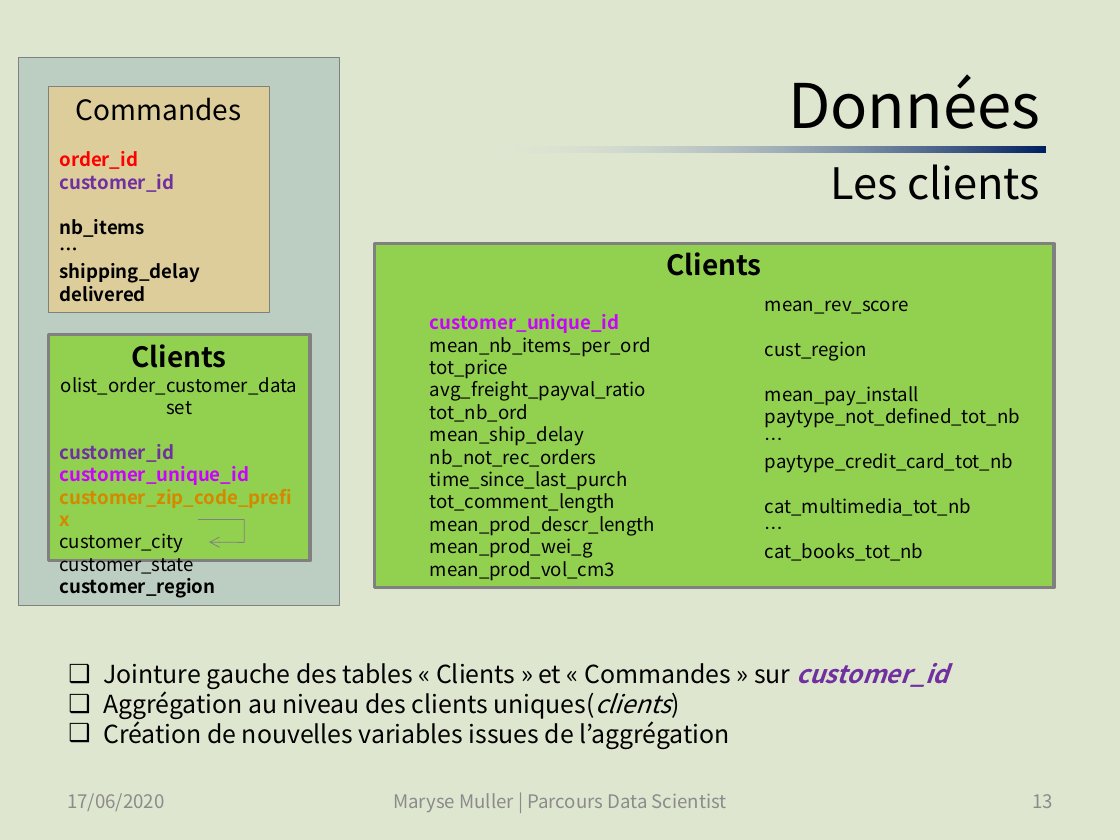
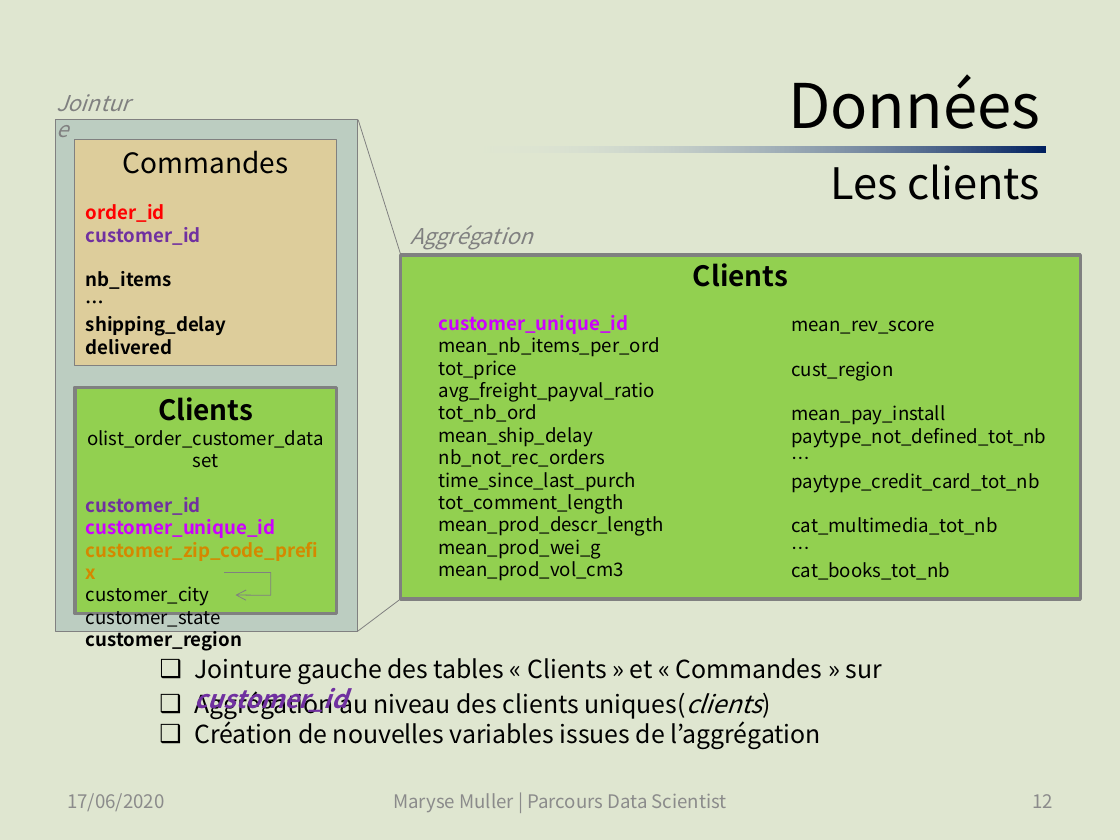
Before and after one commit to SmellyArmure/OC_DS_Project5, a slide deck: slide 12 of PRESENTATION/Projet5.pptx (slide 13 before the commit). Drawn at 1120x840 pixels with LibreOffice and Linux fonts; fonts in the diff are those of the drawing. Boxes give left, top, right and bottom in pixels: in the first picture for what was removed or moved away, otherwise in the second. Text is boxed around its words. In the diff, an @@ line names an element or a change of style, - is before the commit and + after.

```diff
--- a/PRESENTATION/Projet5.pptx
+++ b/PRESENTATION/Projet5.pptx
@@ rectangle: place and size @@
-rectangle at box(19, 58, 340, 606)
+rectangle at box(56, 120, 357, 632)
@@ rectangle "Commandes": place and size @@
-rectangle "Commandes" at box(48, 86, 269, 312)
+rectangle "Commandes" at box(75, 140, 337, 366)
@@ line added from (358, 120) to (401, 255), #808080 0.5 pt @@
@@ text added at box(410, 225, 533, 250), 14 pt, text #808080, italic @@
+Aggrégation
@@ rectangle "Clients": place and size @@
-rectangle "Clients" at box(374, 244, 1054, 588)
+rectangle "Clients" at box(401, 255, 1081, 599)
@@ text "customer_unique_id": place and size @@
-text "customer_unique_id" at box(430, 314, 655, 581)
+text "customer_unique_id" at box(439, 315, 664, 581)
@@ text "mean_rev_score": place and size @@
-text "mean_rev_score" at box(765, 300, 1020, 561)
+text "mean_rev_score" at box(791, 320, 1046, 580)
@@ rectangle "Clients": place and size @@
-rectangle "Clients" at box(48, 335, 310, 561)
+rectangle "Clients" at box(75, 388, 337, 614)
@@ freeform shape: place and size @@
-freeform shape at box(198, 520, 245, 542)
+freeform shape at box(224, 572, 271, 595)
@@ line added from (357, 632) to (401, 599), #808080 0.5 pt @@
@@ text added at box(195, 659, 293, 679), 14 pt, text #808080, italic @@
+Jointure
@@ text added at box(195, 658, 881, 715), 16 pt, text #000000 @@
+❑ Jointure gauche des tables « Clients » et « Commandes » sur customer_id
@@ text at box(103, 663, 949, 690): paragraph removed @@
-❑ Jointure gauche des tables « Clients » et « Commandes » sur customer_id
@@ text "Aggrégation au niveau des clients ...": place and size @@
-text "Aggrégation au niveau des clients ..." at box(103, 663, 949, 750)
+text "Aggrégation au niveau des clients ..." at box(194, 688, 821, 750)
@@ page number at box(1032, 794, 1053, 808): text changed @@
-13
+12
```
Also in this commit, not shown: 22 other slides changed, 8 slides added, 2 slides removed, 4 other files.
